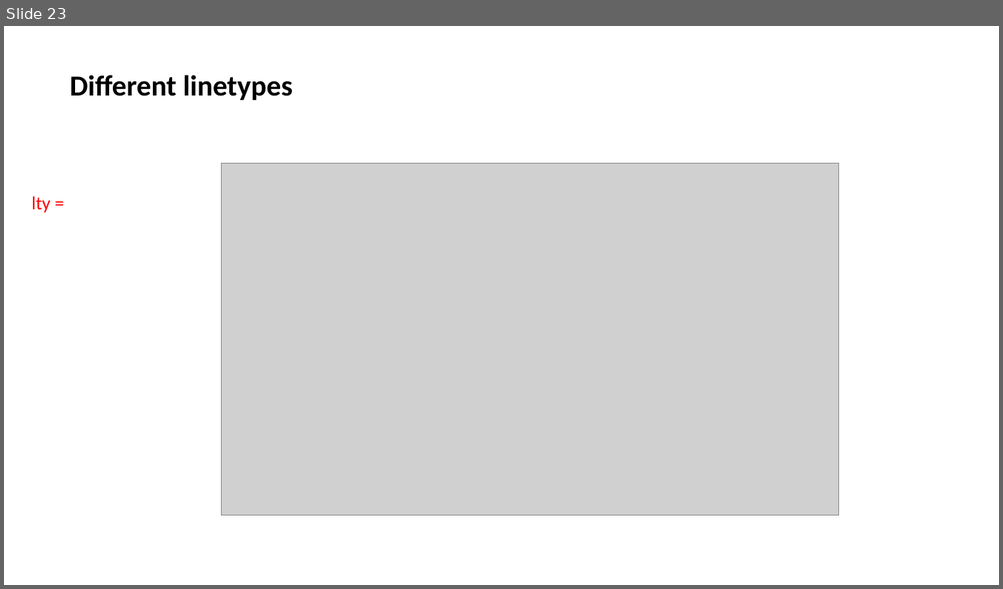
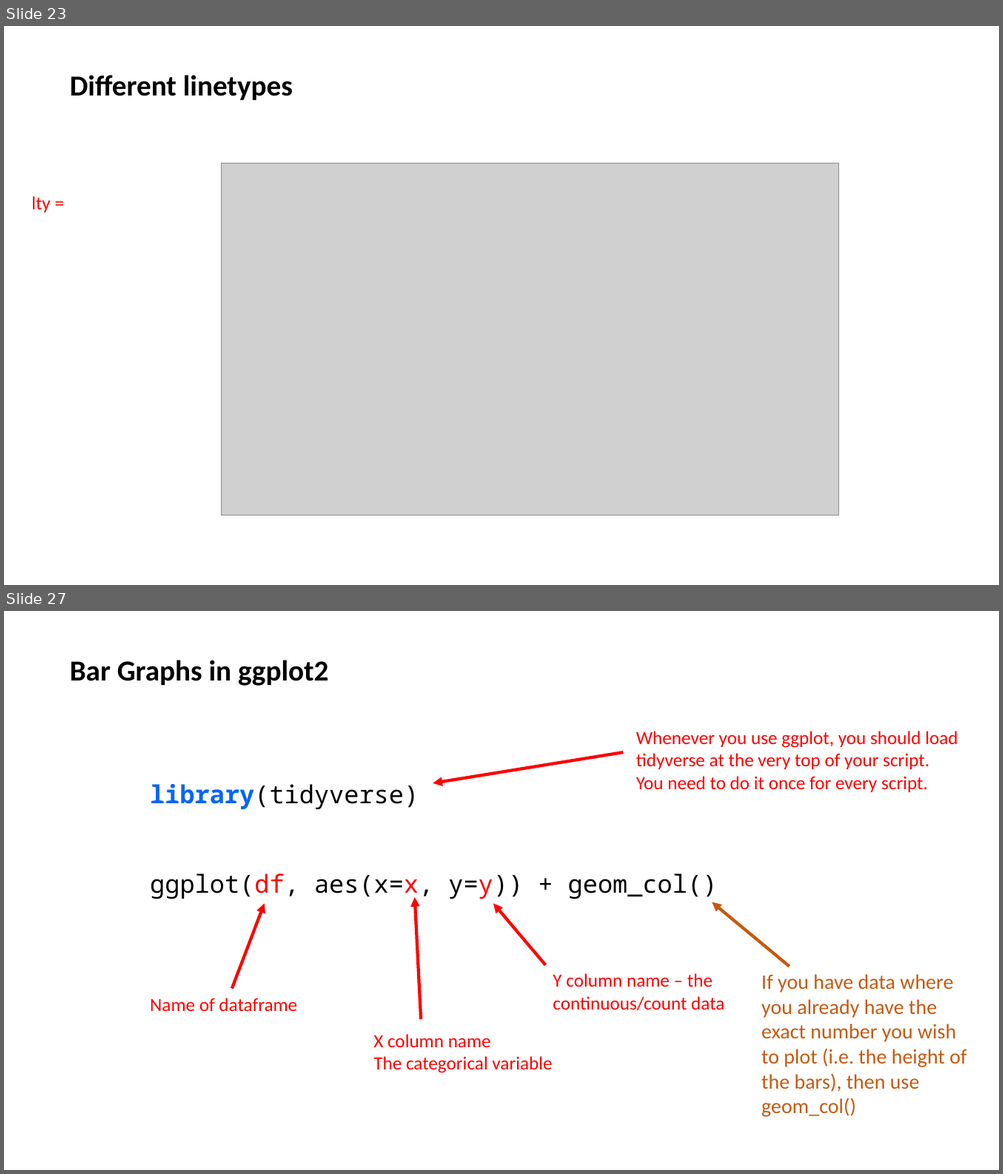
Before and after one commit to jalapic/PSY317L, a slide deck: slides/intro_ggplot2.pptx. Shown one above the other, each under a label of ours: slide 23 before the commit, slides 23 and 27 after it; the slides between them are not shown. The pictures are 1003x589 and 1003x1174 pixels, drawn with LibreOffice and Linux fonts; fonts in the diff are those of the drawing; grey boxes stand for pictures. Boxes give left, top, right and bottom in pixels: in the first picture for what was removed or moved away, otherwise in the second. Text is boxed around its words. In the diff, an @@ line names an element or a change of style, - is before the commit and + after.

Commit message:
graphs

```diff
--- a/slides/intro_ggplot2.pptx
+++ b/slides/intro_ggplot2.pptx
@@ slide 27 added at bbox=[4, 611, 999, 1170], background #FFFFFF @@
@@ text added at bbox=[70, 660, 328, 686], 28 pt, text #000000, bold @@
+Bar Graphs in ggplot2
@@ text added at bbox=[636, 731, 957, 792], 18 pt, text #FF0000 @@
+Whenever you use ggplot, you should load tidyverse at the very top of your script. You need to do it once for every script.
@@ arrow added from (623, 753) to (433, 783), #FF0000 3 pt @@
@@ text added at bbox=[150, 784, 717, 900], 24 pt, text #000000 @@
+library(tidyverse)
+ggplot(df, aes(x=x, y=y)) + geom_col()
@@ arrow added from (421, 1020) to (415, 897), #FF0000 3 pt @@
@@ arrow added from (232, 988) to (264, 903), #FF0000 3 pt @@
@@ arrow added from (546, 965) to (493, 903), #FF0000 3 pt @@
@@ arrow added from (789, 967) to (712, 903), #C55A11 3 pt @@
@@ text added at bbox=[552, 974, 724, 1011], 18 pt, text #FF0000 @@
+Y column name – the continuous/count data
@@ text added at bbox=[761, 974, 966, 1117], 20 pt, text #C55A11 @@
+If you have data where you already have the exact number you wish to plot (i.e. the height of the bars), then use geom_col()
@@ text added at bbox=[150, 998, 297, 1011], 18 pt, text #FF0000 @@
+Name of dataframe
@@ text added at bbox=[373, 1034, 552, 1073], 18 pt, text #FF0000 @@
+X column name
+The categorical variable
```
Also in this commit, not shown: 1 slide changed, 10 other slides added, 6 other files.
